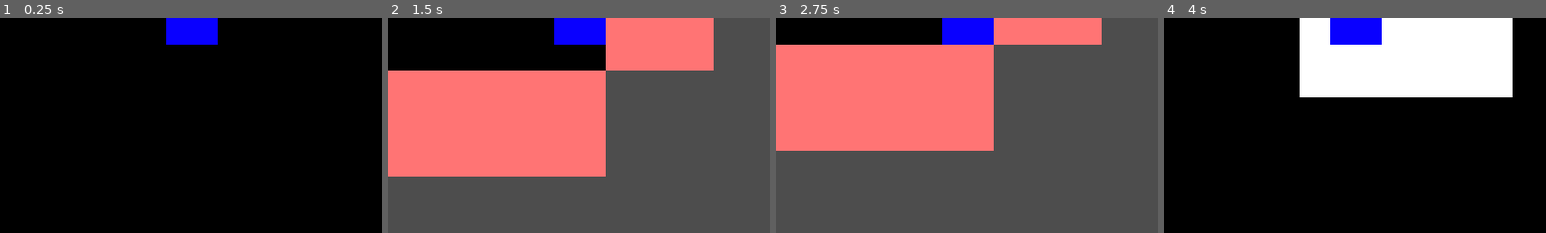
Above: before the commit, frames 1-4 (left to right).
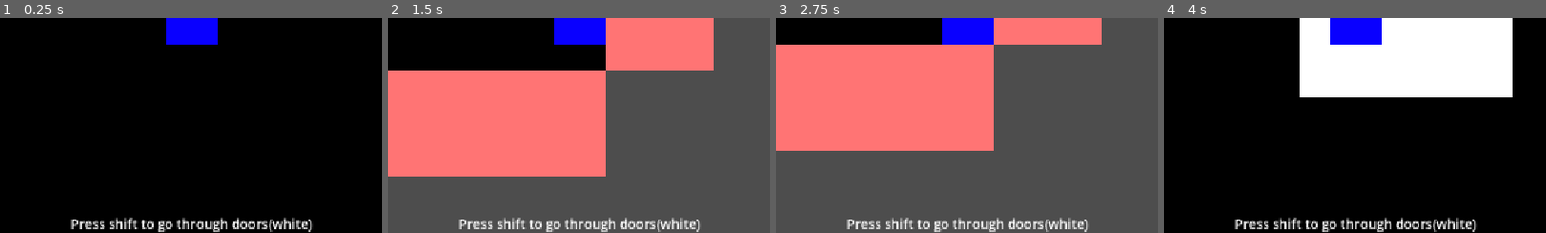
Above: after the commit, the same moments.

Repository: Greninja56/point-of-view-tilemap
Game: Godot game, scene res://main.tscn
The game is run twice, just before and just after one commit, with the same random seed, the same clock (stepped at 60 frames per second) and the same inputs.
Inputs:
- Up to frame 1 (0.25 s): no input
- Up to frame 2 (1.5 s): tap Enter at 0.5 s; hold Right (ui_right) 0.53-1.28 s; hold Shift (open, bound only after the commit) 0.53-1.28 s; tap Space at 1.25 s; hold Down (ui_down) from 1.28 s (still down); tap Shift (open, bound only after the commit) at 1.35 s
- Up to frame 3 (2.75 s): tap Enter at 2 s; release Down (ui_down) at 2.03 s; hold Right (ui_right) from 2.03 s (still down); hold Shift (open, bound only after the commit) from 2.03 s (still down)
- Up to frame 4 (4 s): tap Space at 2.75 s; release Right (ui_right) at 2.78 s; release Shift (open, bound only after the commit) at 2.78 s; hold Up (ui_up) 2.78-3.53 s; tap Shift (open, bound only after the commit) at 2.85 s; tap Enter at 3.5 s; hold Left (ui_left) from 3.53 s (still down); hold Shift (open, bound only after the commit) from 3.53 s (still down)
The pictures show only the part of the screen within x 25-75%, y 50-100%; the shares and areas given below are measured in that part.

The runs differ from the first frame. In frame 1, 1.9% of the frame differs, in the area x 18-82%, y 92-100%; in frame 2, 1.8%; in frame 3, 1.8%; in frame 4, 1.9%.

Commit message:
instructions label + doors

Diff:
--- a/main.tscn
+++ b/main.tscn
@@ -11,3 +11,18 @@
 [node name="Player" parent="." unique_id=8172433 instance=ExtResource("2_0xm2m")]
 position = Vector2(876, 602)
 script = ExtResource("3_h2yge")
+
+[node name="CanvasLayer" type="CanvasLayer" parent="." unique_id=1848380167]
+
+[node name="Label" type="Label" parent="CanvasLayer" unique_id=1308039294]
+anchors_preset = 12
+anchor_top = 1.0
+anchor_right = 1.0
+anchor_bottom = 1.0
+offset_top = -11.0
+grow_horizontal = 2
+grow_vertical = 0
+theme_override_font_sizes/font_size = 20
+text = "Press shift to go through doors(white)"
+horizontal_alignment = 1
+vertical_alignment = 2
--- a/player.gd
+++ b/player.gd
@@ -3,6 +3,7 @@
 const SPEED = 150.0
 
 func _physics_process(_delta):
+	set_collision_mask_value(2, not Input.is_action_pressed("open"))
 	var direction = Input.get_vector("ui_left", "ui_right", "ui_up", "ui_down")
 	velocity = direction * SPEED
 	move_and_slide()
--- a/player.tscn
+++ b/player.tscn
@@ -6,6 +6,7 @@
 size = Vector2(8, 8)
 
 [node name="Player" type="CharacterBody2D" unique_id=8172433]
+collision_mask = 3
 
 [node name="Sprite2D" type="Sprite2D" parent="." unique_id=1553894470]
 texture = ExtResource("1_4flbx")
--- a/project.godot
+++ b/project.godot
@@ -20,6 +20,19 @@
 window/stretch/mode="canvas_items"
 window/stretch/aspect="expand"
 
+[input]
+
+open={
+"deadzone": 0.2,
+"events": [Object(InputEventKey,"resource_local_to_scene":false,"resource_name":"","device":-1,"window_id":0,"alt_pressed":false,"shift_pressed":false,"ctrl_pressed":false,"meta_pressed":false,"pressed":false,"keycode":0,"physical_keycode":4194325,"key_label":0,"unicode":0,"location":0,"echo":false,"script":null)
+]
+}
+
+[layer_names]
+
+2d_physics/layer_1="Walls"
+2d_physics/layer_2="Doors"
+
 [physics]
 
 3d/physics_engine="Jolt Physics"
--- a/tile_map_layer.tscn
+++ b/tile_map_layer.tscn
@@ -29,6 +29,7 @@
 [sub_resource type="TileSetAtlasSource" id="TileSetAtlasSource_3170w"]
 texture = ExtResource("3_kt4cs")
 0:0/0 = 0
+0:0/0/physics_layer_1/polygon_0/points = PackedVector2Array(-8, -8, 8, -8, 8, 8, -8, 8)
 
 [sub_resource type="TileSetAtlasSource" id="TileSetAtlasSource_lbrff"]
 texture = ExtResource("4_m7qxo")
@@ -64,6 +65,8 @@
 
 [sub_resource type="TileSet" id="TileSet_pa267"]
 physics_layer_0/collision_layer = 1
+physics_layer_1/collision_layer = 2
+physics_layer_1/collision_priority = 2.0
 sources/2 = SubResource("TileSetAtlasSource_lbrff")
 sources/3 = SubResource("TileSetAtlasSource_o2ct2")
 sources/4 = SubResource("TileSetAtlasSource_kpdco")
